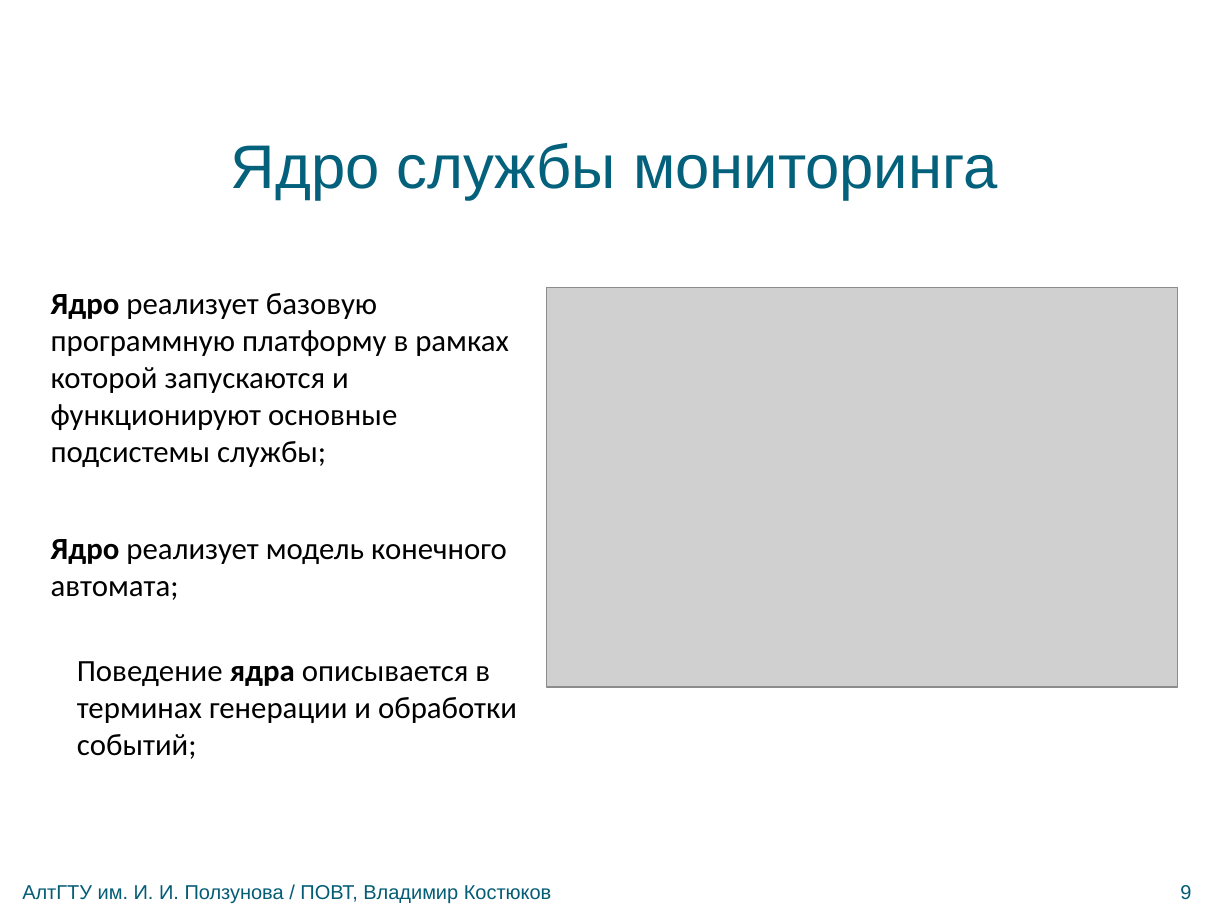
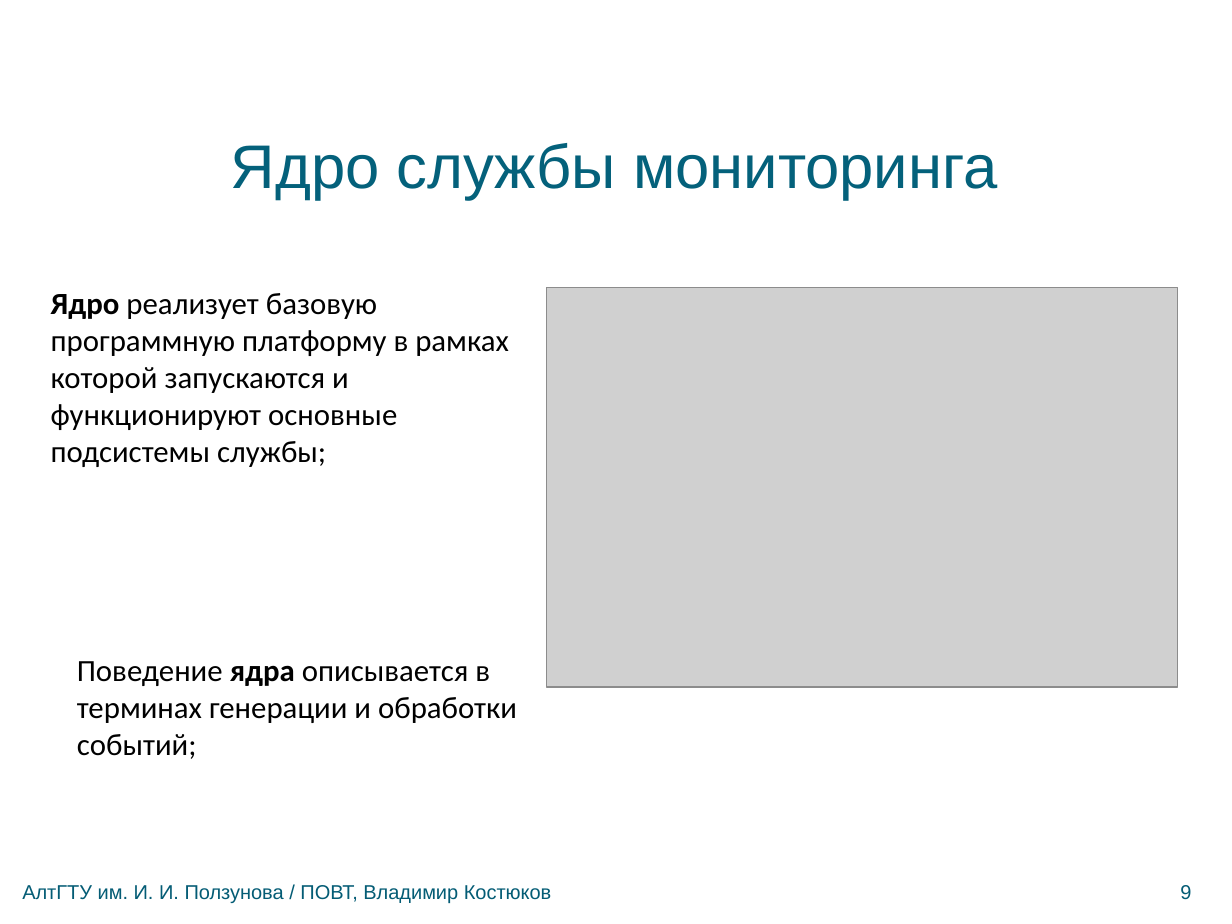
Before and after one commit to bluerain/snoopy, a slide deck: slide 9 of diploma/trunk/ppt/kostyukov.pptx. Drawn at 1232x924 pixels with LibreOffice and Linux fonts; fonts in the diff are those of the drawing; grey boxes stand for pictures; background and template pictures are left out. Boxes give left, top, right and bottom in pixels: in the first picture for what was removed or moved away, otherwise in the second. Text is boxed around its words. In the diff, an @@ line names an element or a change of style, - is before the commit and + after.

```diff
--- a/diploma/trunk/ppt/kostyukov.pptx
+++ b/diploma/trunk/ppt/kostyukov.pptx
@@ text removed at <box>51,539,507,600</box> @@
-Ядро реализует модель конечного автомата;
```
Also in this commit, not shown: 7 other slides changed, 3 other files.
